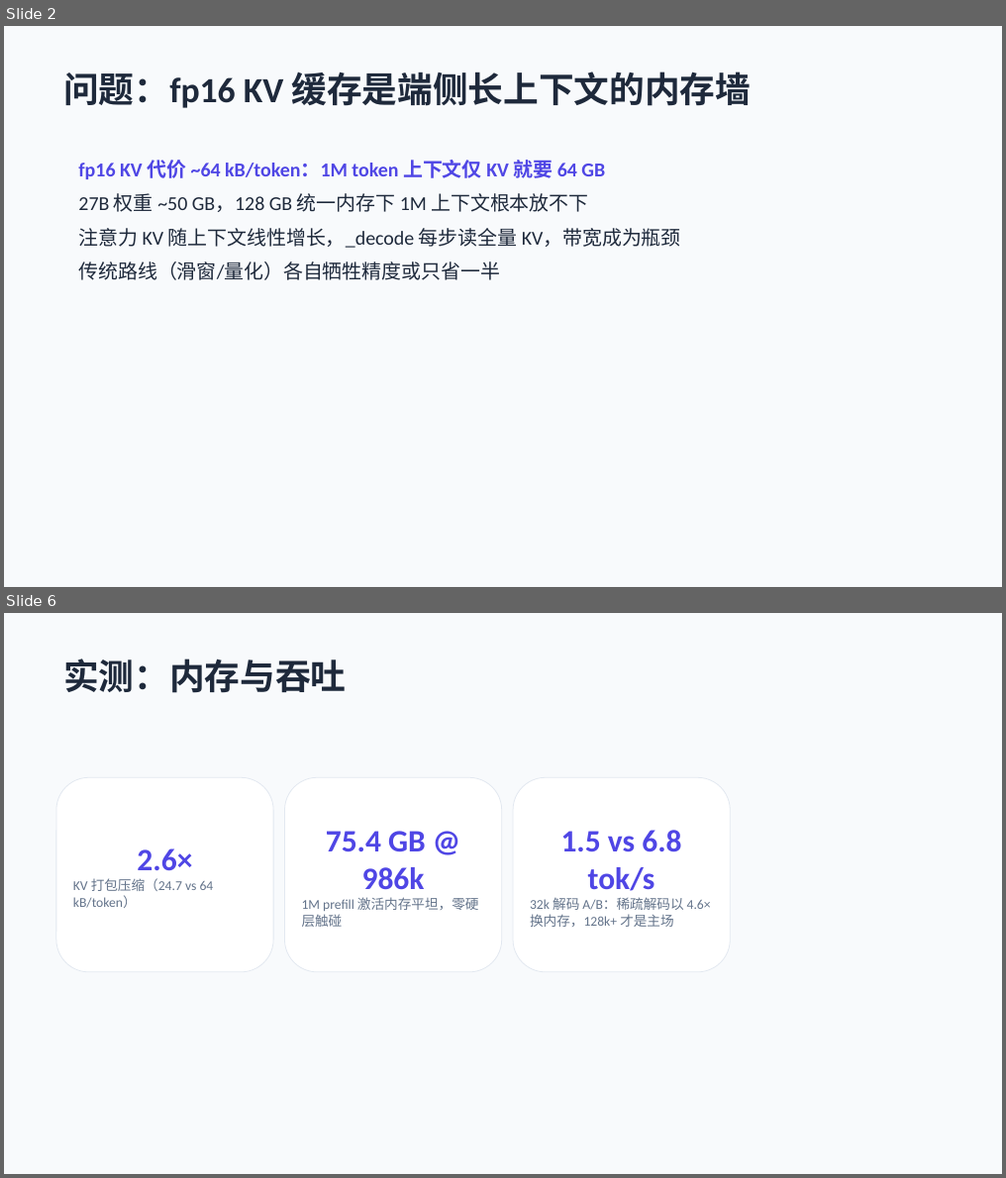
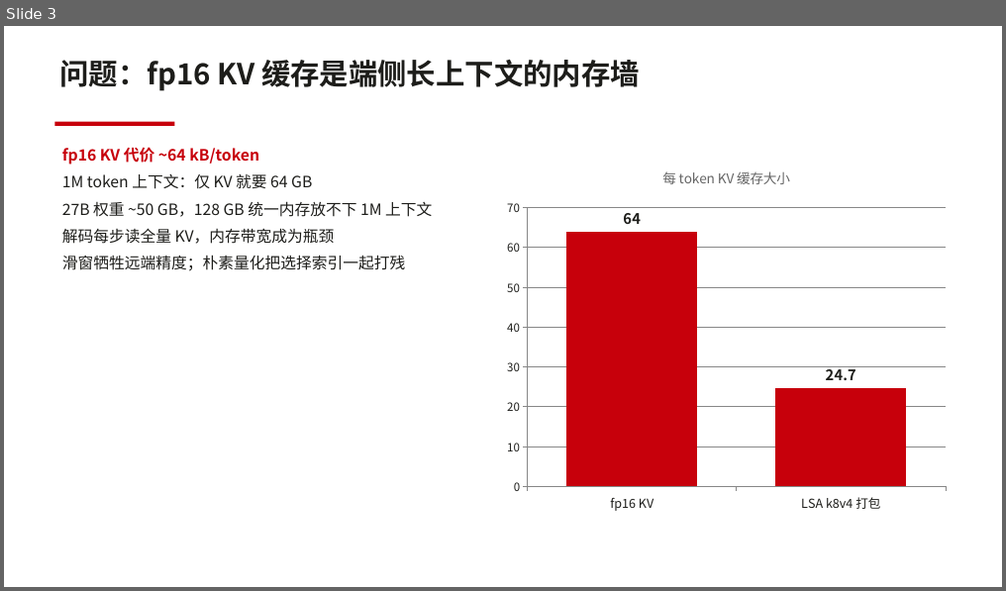
Before and after one commit to dahai80/fusion-lsa, a slide deck: docs/latent-spars-attention-mlx.pptx. Shown one above the other, each under a label of ours: slides 2 and 6 before the commit, slide 3 after it; the slides between them are not shown. The pictures are 1006x1178 and 1006x591 pixels, drawn with LibreOffice and Linux fonts; fonts in the diff are those of the drawing. Boxes give left, top, right and bottom in pixels: in the first picture for what was removed or moved away, otherwise in the second. Text is boxed around its words. In the diff, an @@ line names an element or a change of style, - is before the commit and + after.

```diff
--- a/docs/latent-spars-attention-mlx.pptx
+++ b/docs/latent-spars-attention-mlx.pptx
@@ slide 6 removed at (4,613,1002,1174), background #FFFFFF @@
@@ rectangle removed at (4,613,1002,1174) @@
@@ text removed at (63,659,346,693) @@
-实测：内存与吞吐
@@ rounded rectangle removed at (56,777,273,972) @@
-2.6×
-KV 打包压缩（24.7 vs 64 kB/token）
@@ rounded rectangle removed at (285,777,502,972) @@
-75.4 GB @ 986k
-1M prefill 激活内存平坦，零硬层触碰
@@ rounded rectangle removed at (513,777,731,972) @@
-1.5 vs 6.8 tok/s
-32k 解码 A/B：稀疏解码以 4.6× 换内存，128k+ 才是主场
@@ what was slide 2 is now slide 3 @@
@@ slide 3 changed as well @@
@@ rectangle removed at (4,26,1002,587) @@
@@ text "问题：fp16 KV 缓存是端侧长上下文的内存墙": place and size @@
-text "问题：fp16 KV 缓存是端侧长上下文的内存墙" at (63,72,751,108)
+text "问题：fp16 KV 缓存是端侧长上下文的内存墙" at (60,60,640,91)
@@ text "问题：fp16 KV 缓存是端侧长上下文的内存墙" at (60,60,640,91): size 34 to 28 pt, font Calibri to Noto Sans CJK SC, text colour #1E293B to #1D1D1A @@
@@ rectangle added at (54,122,174,126), fill #C7000B @@
@@ text at (62,147,432,272): text changed; size 19 to 15 pt; font Calibri to Noto Sans CJK SC; text colour #1E293B to #1D1D1A @@
-fp16 KV 代价 ~64 kB/token：1M token 上下文仅 KV 就要 64 GB
-27B 权重 ~50 GB，128 GB 统一内存下 1M 上下文根本放不下
-注意力 KV 随上下文线性增长，_decode 每步读全量 KV，带宽成为瓶颈
-传统路线（滑窗/量化）各自牺牲精度或只省一半
+fp16 KV 代价 ~64 kB/token
+1M token 上下文：仅 KV 就要 64 GB
+27B 权重 ~50 GB，128 GB 统一内存放不下 1M 上下文
+解码每步读全量 KV，内存带宽成为瓶颈
+滑窗牺牲远端精度；朴素量化把选择索引一起打残
@@ column chart added at (498,154,954,520) @@
+title "每 token KV 缓存大小"
+categories: fp16 KV, LSA k8v4 打包
+Series 1: 64, 24.7
```
Also in this commit, not shown: 5 other slides changed, 11 slides added, 2 other slides removed.
